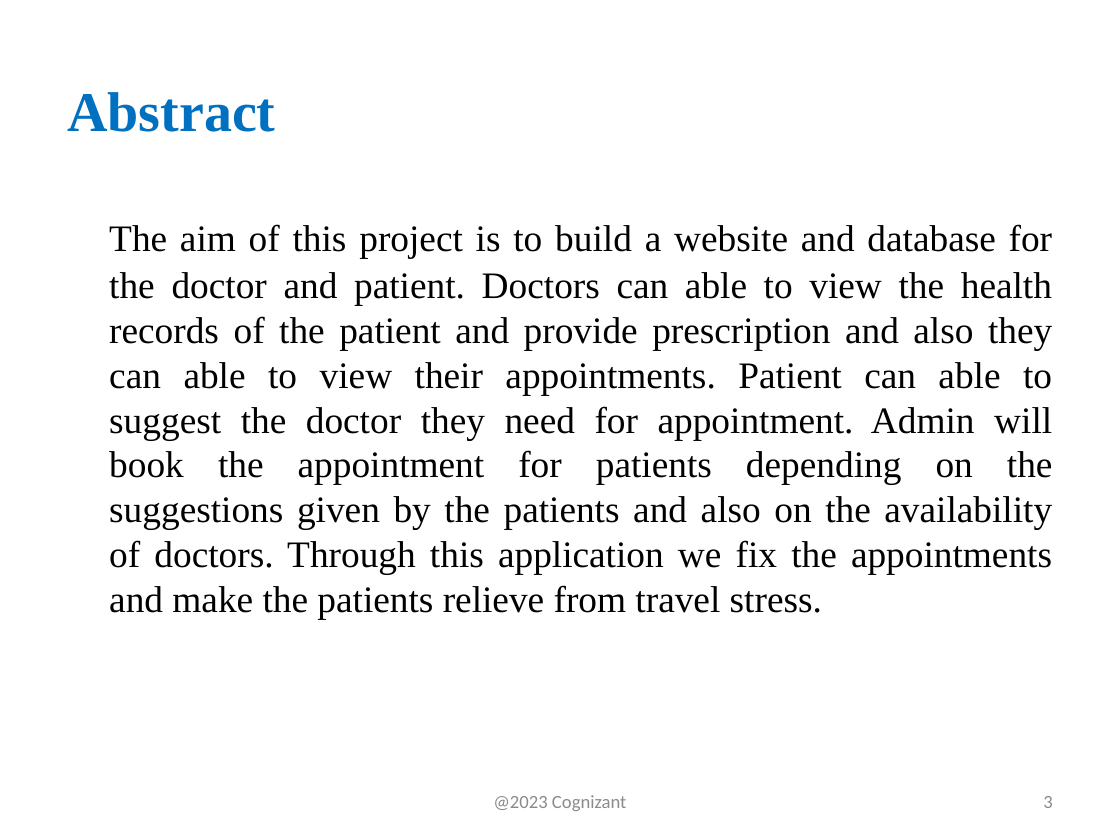
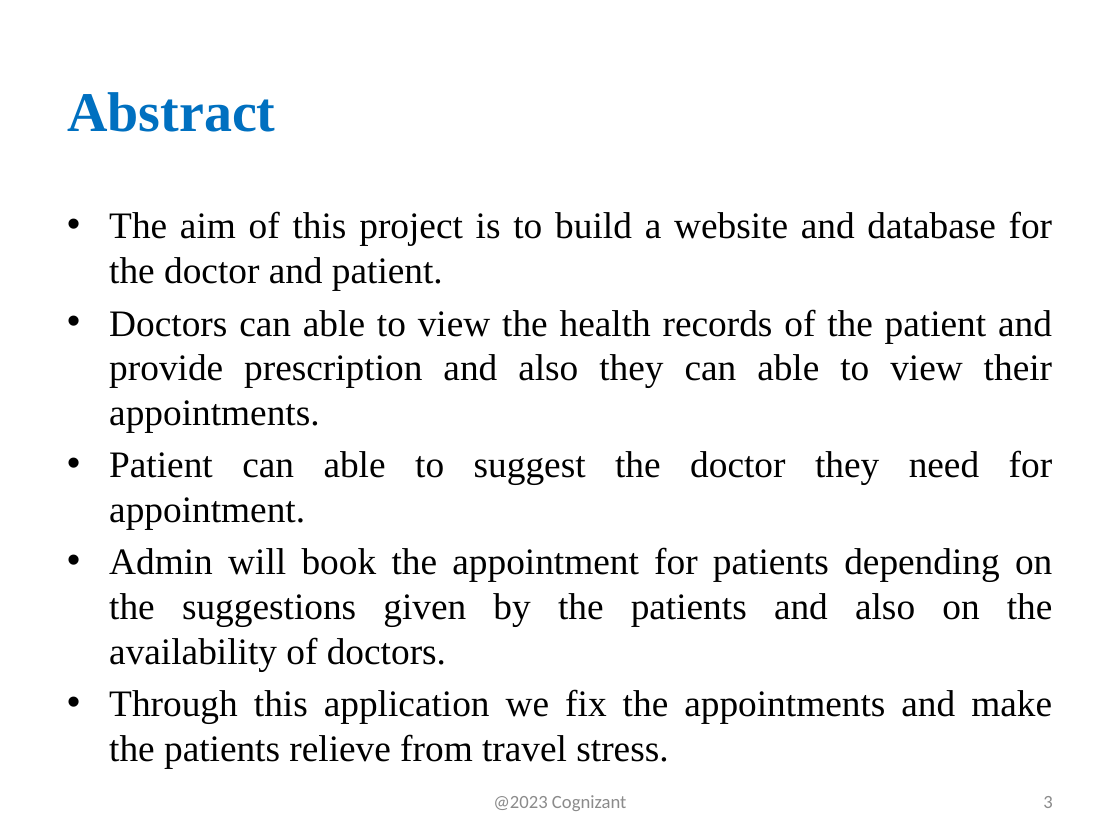
Before and after one commit to Poojavishv/PatientHealthMonitoringPortal, a slide deck: slide 3 of Patient Health Monitoring Portal.pptx. Drawn at 1120x840 pixels with LibreOffice and Linux fonts; fonts in the diff are those of the drawing. Boxes give left, top, right and bottom in pixels: in the first picture for what was removed or moved away, otherwise in the second. Text is boxed around its words. In the diff, an @@ line names an element or a change of style, - is before the commit and + after.

```diff
--- a/Patient Health Monitoring Portal.pptx
+++ b/Patient Health Monitoring Portal.pptx
@@ text at bbox=[109, 211, 1053, 768]: text changed @@
-The aim of this project is to build a website and database for the doctor and patient. Doctors can able to view the health records of the patient and provide prescription and also they can able to view their appointments. Patient can able to suggest the doctor they need for appointment. Admin will book the appointment for patients depending on the suggestions given by the patients and also on the availability of doctors. Through this application we fix the appointments and make the patients relieve from travel stress.
+• The aim of this project is to build a website and database for the doctor and patient.
+• Doctors can able to view the health records of the patient and provide prescription and also they can able to view their appointments.
+• Patient can able to suggest the doctor they need for appointment.
+• Admin will book the appointment for patients depending on the suggestions given by the patients and also on the availability of doctors.
+• Through this application we fix the appointments and make the patients relieve from travel stress.
```
Also in this commit, not shown: 5 other slides changed.
